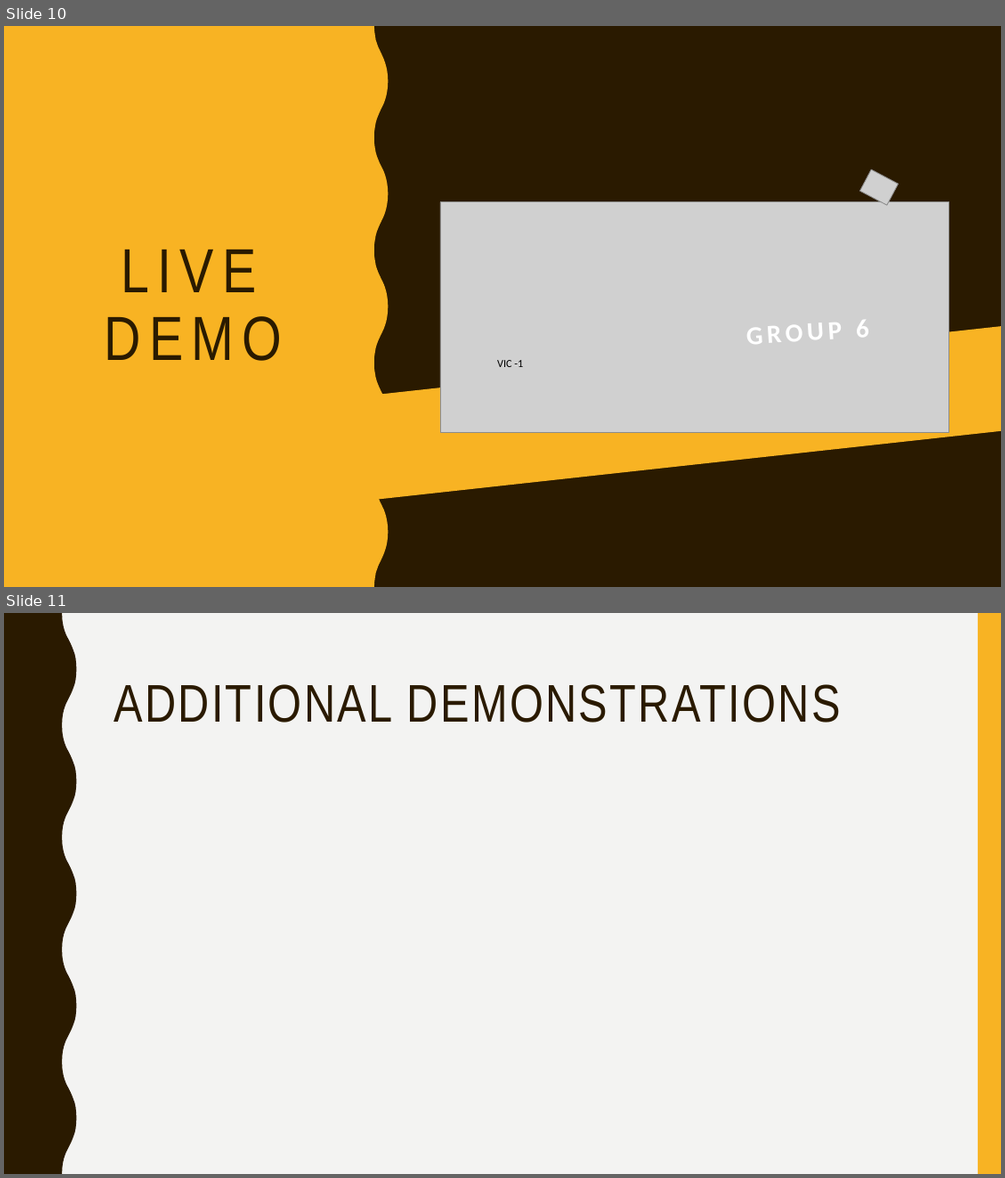
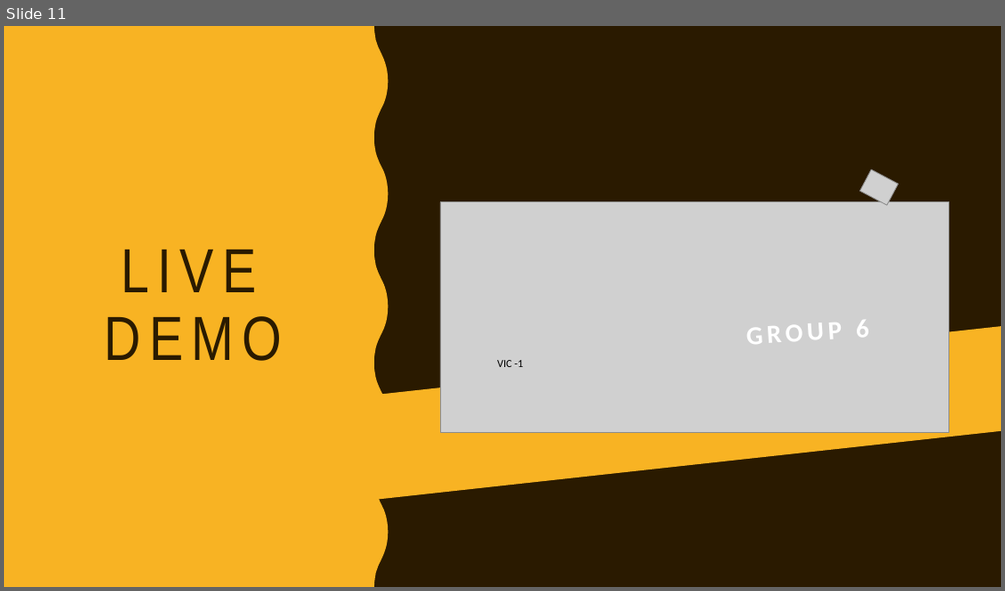
Before and after one commit to jean-lucas/vic, a slide deck: Presentation/Vehicle Intersection Control Presentation.pptx. Shown one above the other, each under a label of ours: slides 10 and 11 before the commit, slide 11 after it. The pictures are 1005x1178 and 1005x591 pixels, drawn with LibreOffice and Linux fonts; fonts in the diff are those of the drawing; grey boxes stand for pictures. Boxes give left, top, right and bottom in pixels: in the first picture for what was removed or moved away, otherwise in the second. Text is boxed around its words. In the diff, an @@ line names an element or a change of style, - is before the commit and + after.

```diff
--- a/Presentation/Vehicle Intersection Control Presentation.pptx
+++ b/Presentation/Vehicle Intersection Control Presentation.pptx
@@ slide 11 removed at <box>4,613,1001,1174</box>, background #F3F3F2 @@
@@ freeform shape removed at <box>4,613,77,1174</box> @@
@@ rectangle removed at <box>978,613,1001,1174</box> @@
@@ title removed at <box>113,684,841,722</box> @@
-ADDITIONAL DEMONSTRATIONS
@@ what was slide 10 is now slide 11 @@
```
Also in this commit, not shown: 7 slides added, 6 other slides removed.
